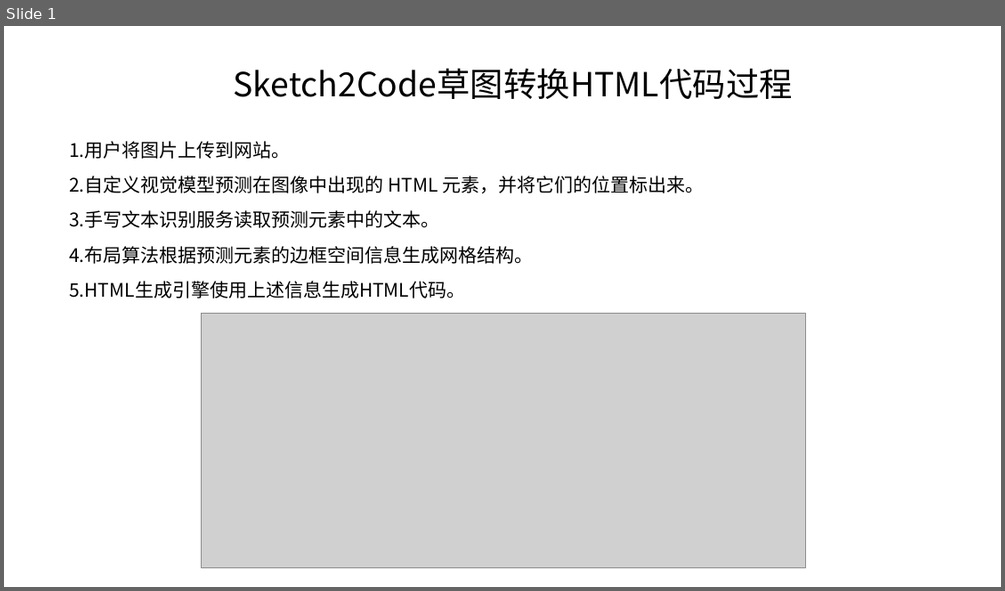
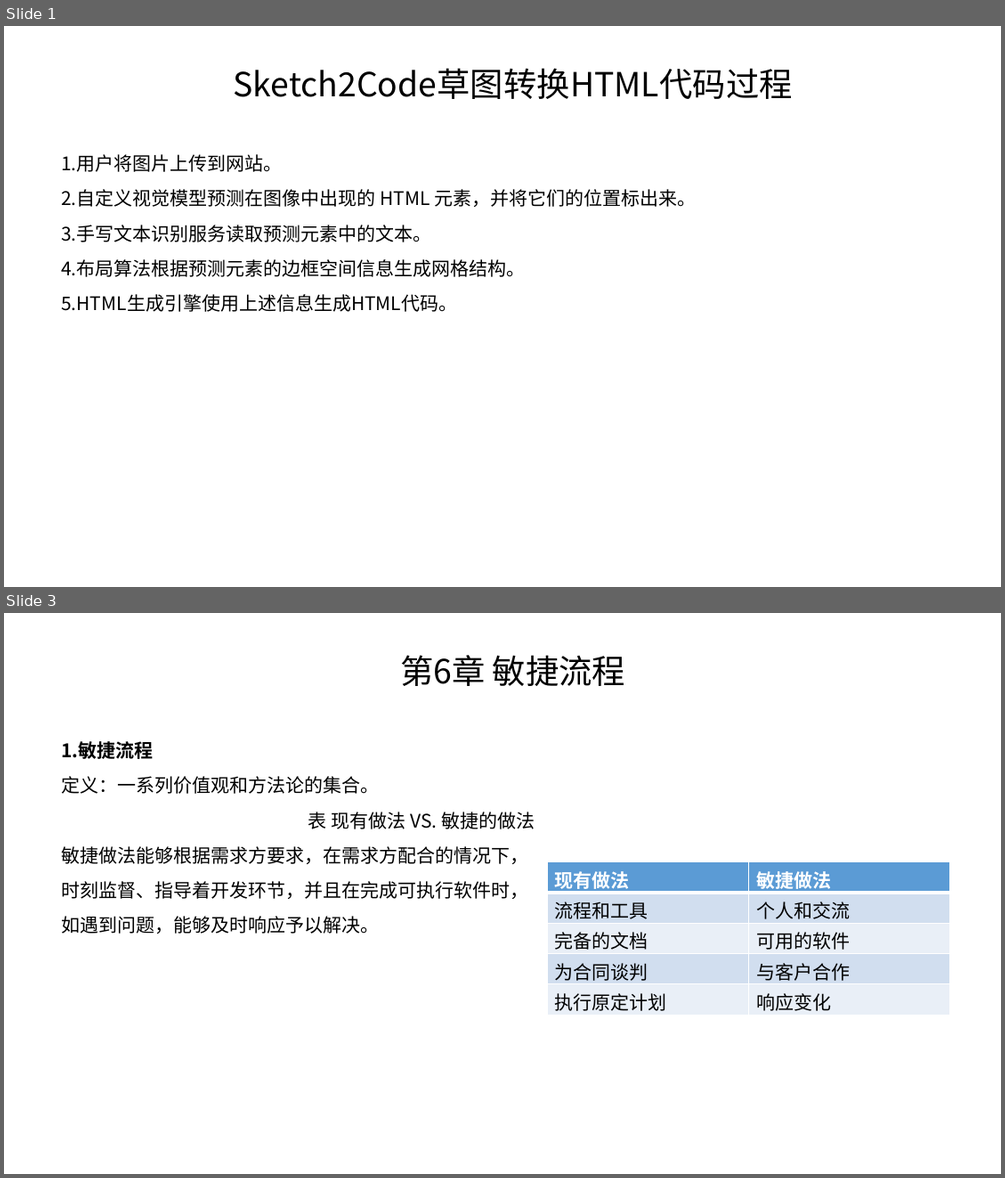
Before and after one commit to TJUGraphics/mseh, a slide deck: 现代软工.pptx. Shown one above the other, each under a label of ours: slide 1 before the commit, slides 1 and 3 after it; the slides between them are not shown. The pictures are 1005x591 and 1005x1178 pixels, drawn with LibreOffice and Linux fonts; fonts in the diff are those of the drawing; grey boxes stand for pictures. Boxes give left, top, right and bottom in pixels: in the first picture for what was removed or moved away, otherwise in the second. Text is boxed around its words. In the diff, an @@ line names an element or a change of style, - is before the commit and + after.

```diff
--- a/现代软工.pptx
+++ b/现代软工.pptx
@@ slide 3 added at box(4, 613, 1001, 1174), background #FFFFFF @@
@@ subtitle added at box(400, 655, 625, 686), 32 pt, text #000000 @@
+第6章 敏捷流程
@@ text added at box(61, 741, 534, 933), 18 pt, text #000000 @@
+1.敏捷流程
+定义：一系列价值观和方法论的集合。
+表 现有做法 VS. 敏捷的做法
+敏捷做法能够根据需求方要求，在需求方配合的情况下，
+时刻监督、指导着开发环节，并且在完成可执行软件时，
+如遇到问题，能够及时响应予以解决。
@@ table added at box(548, 862, 950, 1014), 5 rows, 2 columns @@
+现有做法 | 敏捷做法
+流程和工具 | 个人和交流
+完备的文档 | 可用的软件
+为合同谈判 | 与客户合作
+执行原定计划 | 响应变化
@@ slide 1 changed as well @@
@@ text "1.用户将图片上传到网站。": place and size @@
-text "1.用户将图片上传到网站。" at box(69, 141, 704, 298)
+text "1.用户将图片上传到网站。" at box(61, 154, 696, 312)
@@ picture removed at box(202, 313, 806, 567) @@
```
Also in this commit, not shown: 2 other slides added.
